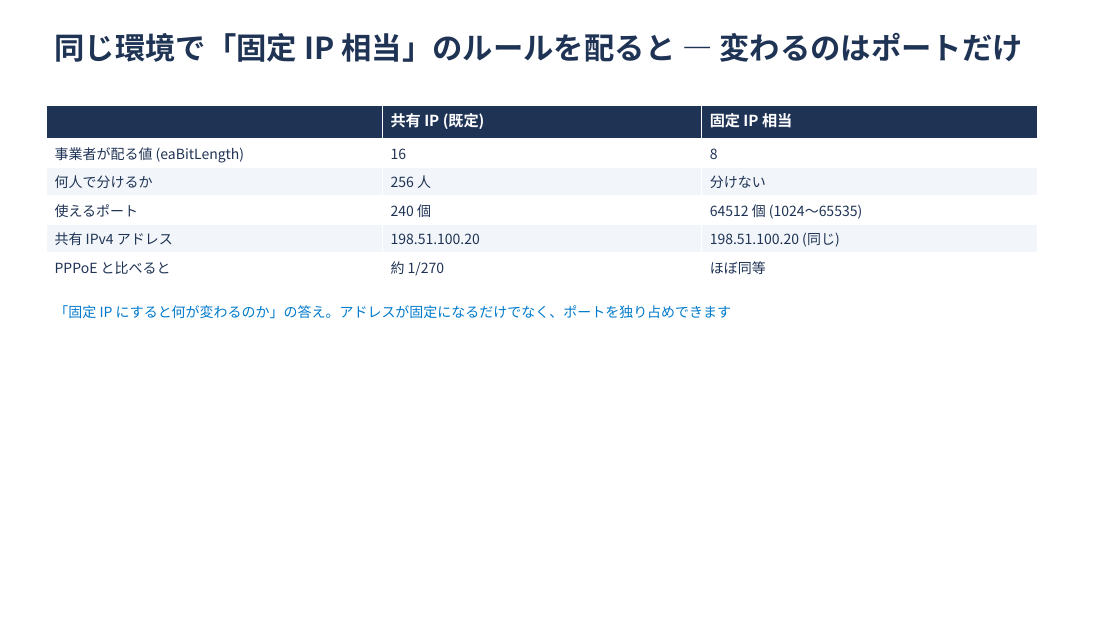
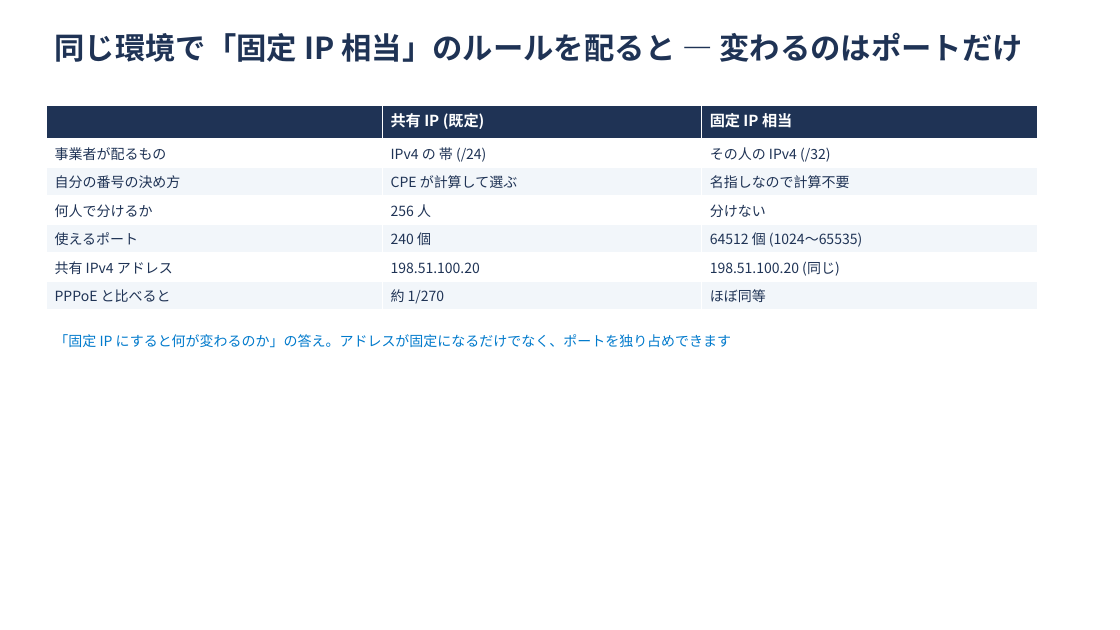
Before and after one commit to ginchankawaii/claude-code-book-template, a slide deck: slide 42 of docs/ipoe-lab/slides/setsumeikai.pptx. Drawn at 1120x630 pixels with LibreOffice and Linux fonts; fonts in the diff are those of the drawing. Boxes give left, top, right and bottom in pixels: in the first picture for what was removed or moved away, otherwise in the second. Text is boxed around its words. In the diff, an @@ line names an element or a change of style, - is before the commit and + after.

```diff
--- a/docs/ipoe-lab/slides/setsumeikai.pptx
+++ b/docs/ipoe-lab/slides/setsumeikai.pptx
@@ table at (x1=46, y1=105, x2=1038, y2=308) @@
-row 2: 事業者が配る値 (eaBitLength) | 16 | 8
+row 2: 事業者が配るもの | IPv4 の 帯 (/24) | その人の IPv4 (/32)
+row 3: 自分の番号の決め方 | CPE が計算して選ぶ | 名指しなので計算不要
@@ text "「固定 IP にすると何が変わるのか」の答え。アドレスが固定になるだけでなく、ポートを独り占めできます" moved from (x1=54, y1=305, x2=731, y2=319) to (x1=54, y1=334, x2=731, y2=348) @@
```
Also in this commit, not shown: 9 other files.
